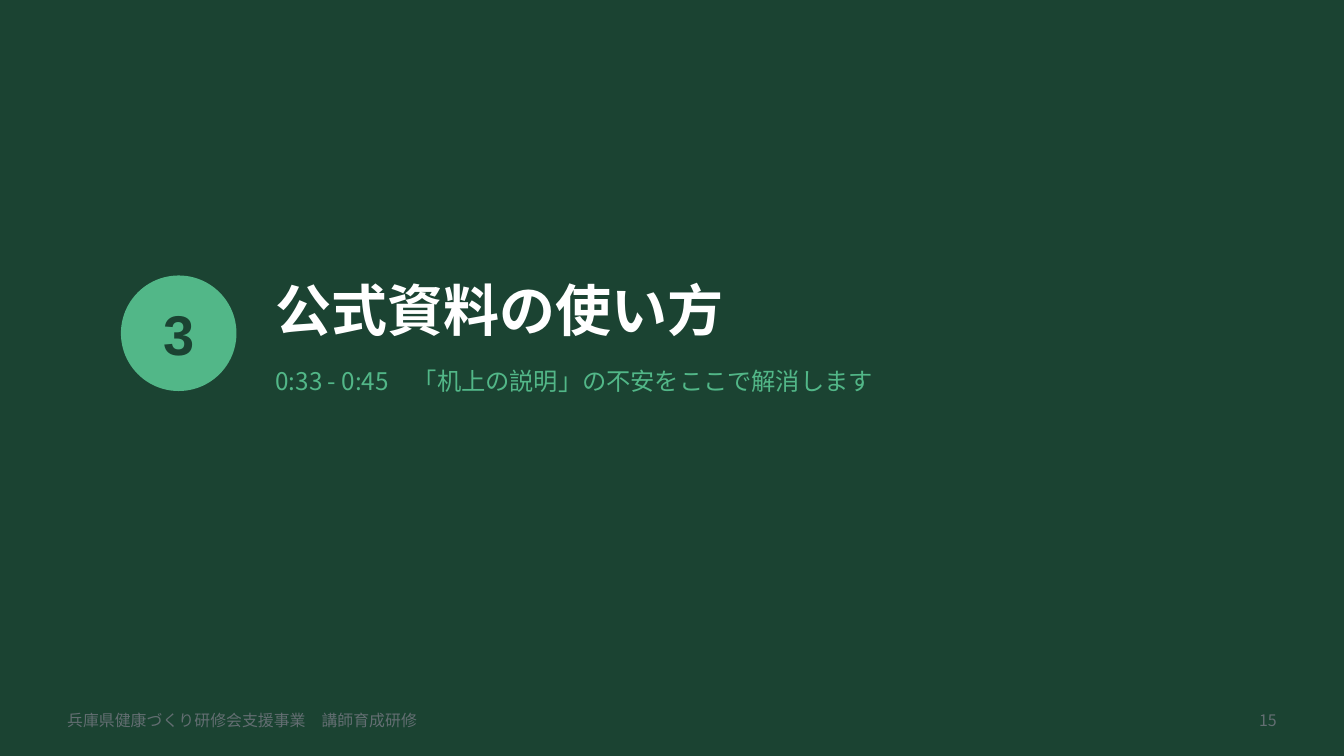
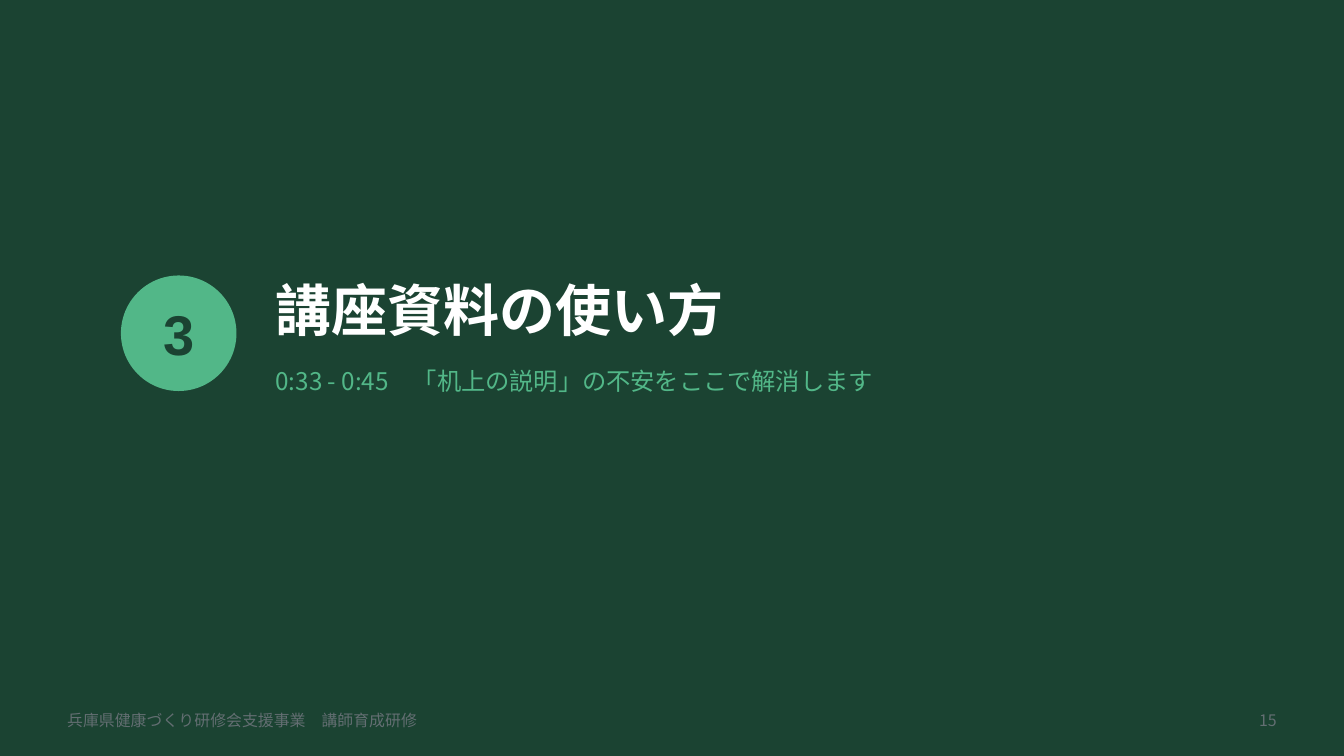
Before and after one commit to flashpapa4/hyogo-kenkou-site, a slide deck: slide 15 of docs/講師育成研修_90分_研修資料.pptx. Drawn at 1344x756 pixels with LibreOffice and Linux fonts; fonts in the diff are those of the drawing. Boxes give left, top, right and bottom in pixels: in the first picture for what was removed or moved away, otherwise in the second. Text is boxed around its words. In the diff, an @@ line names an element or a change of style, - is before the commit and + after.

```diff
--- a/docs/講師育成研修_90分_研修資料.pptx
+++ b/docs/講師育成研修_90分_研修資料.pptx
@@ text at (275,283,723,336): text changed @@
-公式資料の使い方
+講座資料の使い方
```
Also in this commit, not shown: 9 other slides changed, 4 other files.
